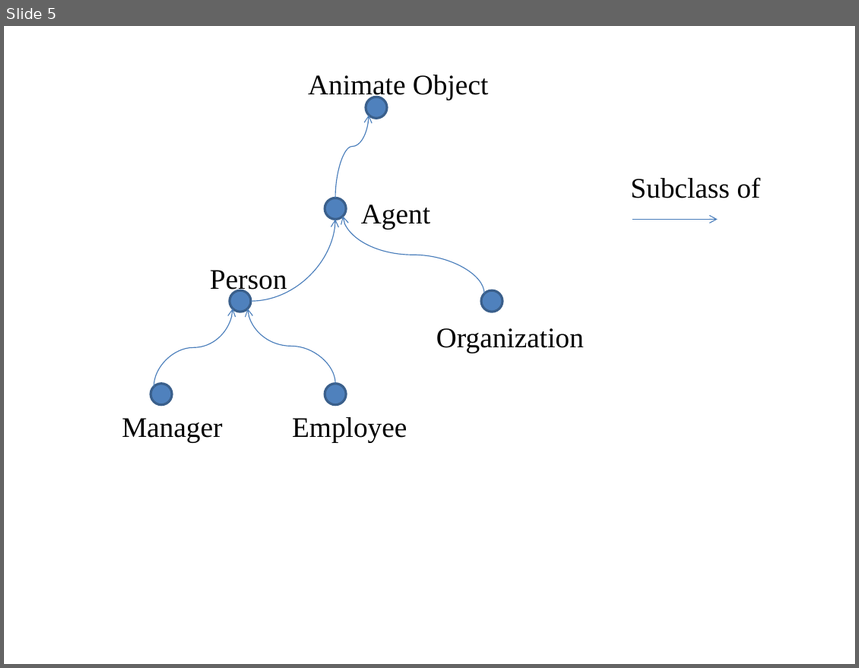
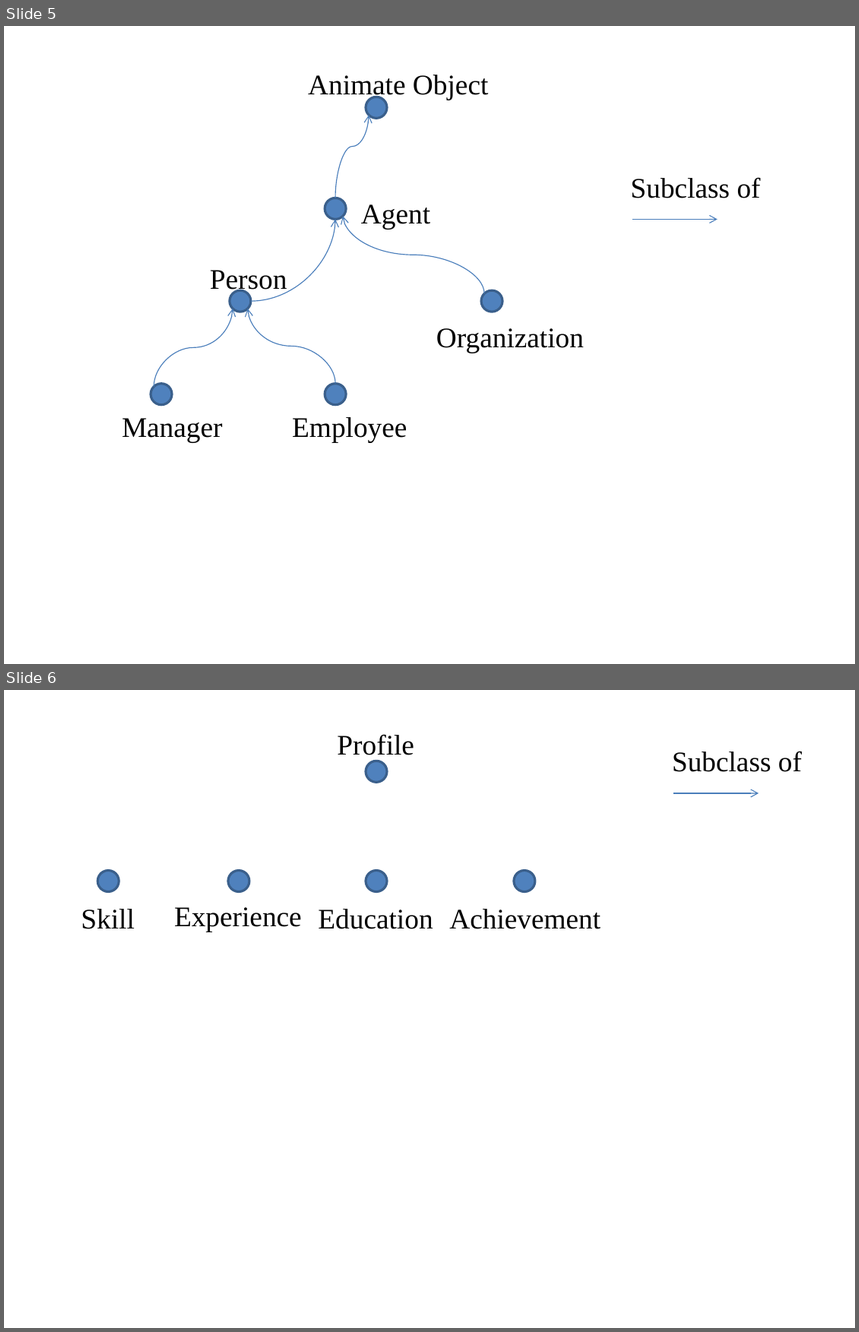
Before and after one commit to khanhduy94/jobzoom, a slide deck: Documents/Thesis Report Picture.pptx. Shown one above the other, each under a label of ours: slide 5 before the commit, slides 5 and 6 after it. The pictures are 859x668 and 859x1332 pixels, drawn with LibreOffice and Linux fonts; fonts in the diff are those of the drawing. Boxes give left, top, right and bottom in pixels: in the first picture for what was removed or moved away, otherwise in the second. Text is boxed around its words. In the diff, an @@ line names an element or a change of style, - is before the commit and + after.

```diff
--- a/Documents/Thesis Report Picture.pptx
+++ b/Documents/Thesis Report Picture.pptx
@@ slide 6 added at [4, 690, 855, 1328], background #FFFFFF @@
@@ text added at [337, 734, 414, 755], 24 pt, text #000000 @@
+Profile
@@ text added at [672, 751, 802, 772], 24 pt, text #000000 @@
+Subclass of
@@ ellipse added at [366, 761, 387, 782], fill #4F81BD, outline #3A5F8C 2 pt @@
@@ arrow added from (674, 793) to (759, 793), #4B7EBC 0.75 pt @@
@@ ellipse added at [97, 870, 119, 891], fill #4F81BD, outline #3A5F8C 2 pt @@
@@ ellipse added at [228, 870, 249, 891], fill #4F81BD, outline #3A5F8C 2 pt @@
@@ ellipse added at [366, 870, 387, 891], fill #4F81BD, outline #3A5F8C 2 pt @@
@@ ellipse added at [514, 870, 535, 891], fill #4F81BD, outline #3A5F8C 2 pt @@
@@ text added at [81, 909, 134, 929], 24 pt, text #000000 @@
+Skill
@@ text added at [174, 907, 302, 932], 24 pt, text #000000 @@
+Experience
@@ text added at [318, 909, 433, 929], 24 pt, text #000000 @@
+Education
@@ text added at [449, 909, 601, 929], 24 pt, text #000000 @@
+Achievement
```
